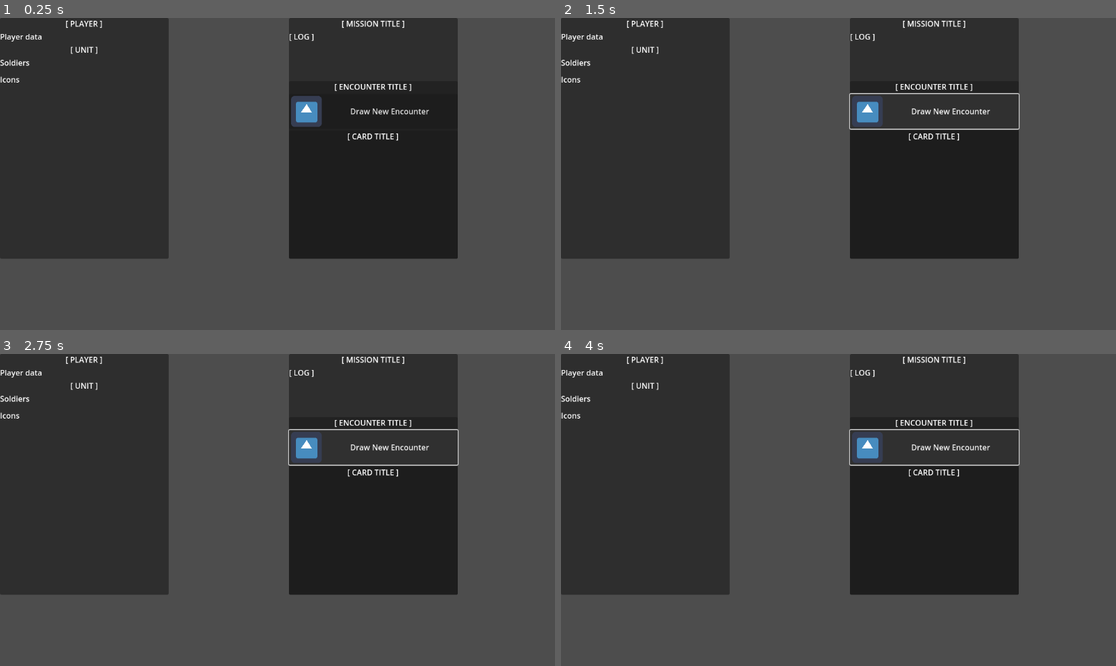
Above: before the commit, frames 1-4 (two rows, left to right).
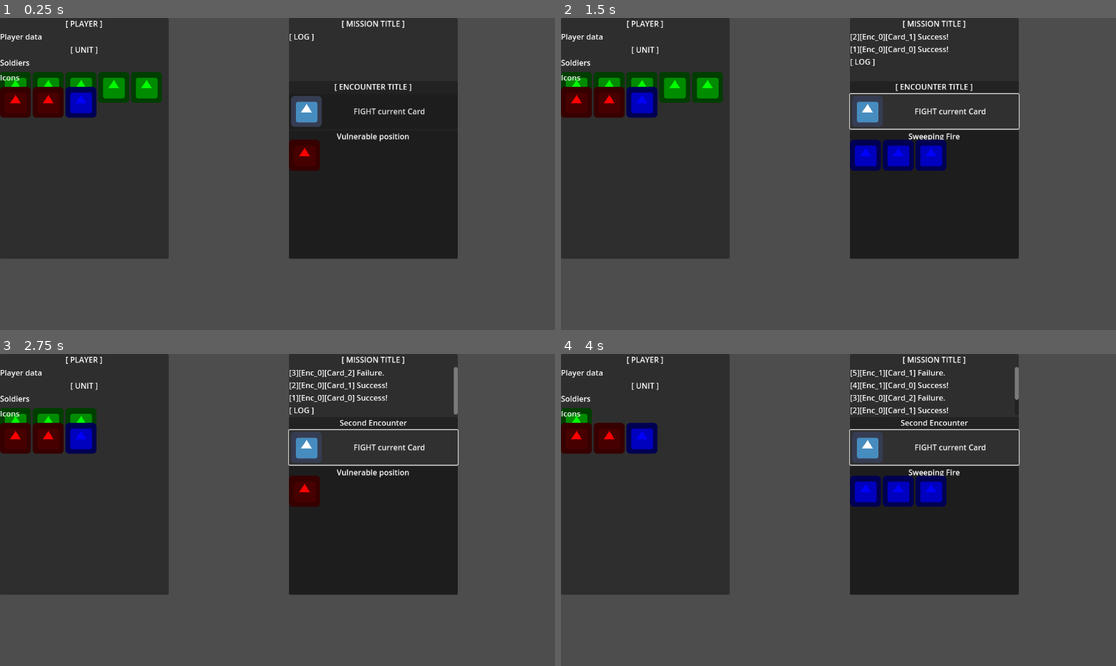
Above: after the commit, the same moments.

Repository: Shoes01/crying-suns-like
Game: Godot game, scene res://Main.tscn
The game is run twice, just before and just after one commit, with the same random seed, the same clock (stepped at 60 frames per second) and the same inputs. The engine's default icon, where the game draws it, is replaced by a stand-in: a white triangle on a blue panel in a dark square.
Inputs:
- Up to frame 1 (0.25 s): no input
- Up to frame 2 (1.5 s): click "Draw New Encounter" (after the commit: "FIGHT current Card") at 0.5 s; click "Draw New Encounter" (after the commit: "FIGHT current Card") at 1.25 s
- Up to frame 3 (2.75 s): click "Draw New Encounter" (after the commit: "FIGHT current Card") at 2 s
- Up to frame 4 (4 s): tap Enter at 2.75 s; tap Space at 3.5 s

The runs differ from the first frame. In frame 1, 4.4% of the frame differs, in the area x 0-78%, y 17-49%; in frame 2, 5.8%, in the area x 0-78%, y 5-49%; in frame 3, 4.1%; in frame 4, 4.8%.

Commit message:
Fixed bugs introduced by refactor

Diff:
--- a/CombatEngine.gd
+++ b/CombatEngine.gd
@@ -1,5 +1,9 @@
 class_name CombatEngine
 extends Node
+
+
+func _ready() -> void:
+	print(name, " is ready.")
 
 
 func card_vs_unit(card, unit) -> bool:
--- a/Icons.gd
+++ b/Icons.gd
@@ -6,5 +6,5 @@
 
 
 func _init() -> void:
-	open_fire = preload("res://icons/OpenFireIcon.gd").new()
-	take_cover = preload("res://icons/TakeCoverIcon.gd").new()
+	open_fire = load("res://icons/OpenFireIcon.gd").new()
+	take_cover = load("res://icons/TakeCoverIcon.gd").new()
--- a/Main.gd
+++ b/Main.gd
@@ -9,21 +9,14 @@
 var local_state := "NO_STATE" # Gonna try this without the singleton.
 
 
-func _init(new_mission : Mission, new_player : Player) -> void:
-	# Initiate node with new mission data.
-	mission = new_mission
-	player = new_player
-
-	# QUESTION : Do I need the mission and player vars? Can I init() mission_logic with this information?
-
-
 func _ready() -> void:
 	# Connect signals.
 	mission_UI.encounter.draw_button_pressed.connect(Callable(mission_logic, "_on_draw_button_pressed"))
-	mission_logic.UI_upated.connect(Callable(mission_UI, "_on_UI_updated"))
-	mission_logic.UI_upated.connect(Callable(player_UI, "_on_UI_updated"))
+	mission_logic.UI_updated.connect(Callable(mission_UI, "_on_UI_updated"))
+	mission_logic.UI_updated.connect(Callable(player_UI, "_on_UI_updated"))
 	# Prepare new mission with required data.
-	player = preload("res://Player.gd").new() 				# PLACEHOLDER
-	mission = preload("res://missions/NewMission.gd").new() # PLACEHOLDER
+	player = load("res://Player.gd").new() 				# PLACEHOLDER
+	mission = load("res://missions/NewMission.gd").new() # PLACEHOLDER
+	player_UI.unit.update_unit({"player_hack": player})
 	mission_logic.prepare_mission(mission)
 	mission_logic.prepare_player(player)
--- a/MissionLogic.gd
+++ b/MissionLogic.gd
@@ -15,13 +15,16 @@
 var encounter_counter := 0
 var mission_counter := 1
 
-var combat_engine = preload("res://CombatEngine.gd").new()
+var combat_engine = load("res://CombatEngine.gd").new()
 var player : Player
 var mission : Mission
 
 
 func prepare_mission(new_mission : Mission) -> void:
 	mission = new_mission
+	# PLACEHOLDER: Draw the first card.
+	card_counter -= 1
+	_draw_new_card()
 
 
 func prepare_player(new_player : Player) -> void:
@@ -29,26 +32,33 @@
 
 
 func _on_draw_button_pressed() -> void:
-	_draw_new_card()
+	# Draw subsequent cards.
+
 	_fight_the_new_card()
 	_check_player() # Check to see if the player is dead.
 	_check_encounter_progress() # Also check for win condition.
-
+	_draw_new_card()
 	# Update the unit UI.
 	## Until units are properly added, I will do this.
 	var event := {}
 	event["player_hack"] = player
-	emit_signal("UI_update", event)
+	emit_signal("UI_updated", event)
 
 
 func _draw_new_card() -> void:
+	if Global.game_state == "DEFEAT" or Global.game_state == "VICTORY":
+		return
 	var event := {}
-	# Mew card is being drawn.
+	# Increment counter.
 	card_counter += 1
+	# CHECK IF THERE IS A NEW CARD.
+	## Otherwise, new encounter.
+	if card_counter == mission.encounters[encounter_counter].cards.size():
+		_prepare_next_encounter()
 	# Emit a signal to update the UI with this card.
 	var new_card : Card = mission.encounters[encounter_counter].cards[card_counter]
 	event["new_card"] = new_card
-	emit_signal("UI_update", event)
+	emit_signal("UI_updated", event)
 
 
 func _fight_the_new_card() -> void:
@@ -65,7 +75,7 @@
 	log_entry["fight_won"] = success
 	event["log_entry"] = log_entry
 	# Emit the signal.
-	emit_signal("UI_update", event)
+	emit_signal("UI_updated", event)
 
 
 func _check_player() -> void:
@@ -76,16 +86,18 @@
 		Global.game_state = "DEFEAT"
 
 
+func _prepare_next_encounter() -> void:
+	card_counter = 0
+	encounter_counter += 1
+	# Update the UI.
+	var event := {}
+	var new_encounter : Encounter = mission.encounters[encounter_counter]
+	event["new_encounter"] = new_encounter
+	emit_signal("UI_updated", event)
+
+
 func _check_encounter_progress() -> void:
-	# Check if the encounter is out of cards.
-	if card_counter >= mission.encounters[encounter_counter].cards.size():
-		card_counter = 0
-		encounter_counter += 1
-		# Update the UI.
-		var event := {}
-		var new_encounter : Encounter = mission.encounters[encounter_counter]
-		event["new_encounter"] = new_encounter
-		emit_signal("UI_update", event)
+	print("DEBUG: Card count: ", str(card_counter), ". Number of cards: ", str(mission.encounters[encounter_counter].cards.size()), ".")
 	# Check if the mission is out of encounters.
 	if encounter_counter >= mission.encounters.size():
 		get_tree().change_scene("res://GameOver.tscn")
--- a/Player.gd
+++ b/Player.gd
@@ -6,8 +6,8 @@
 
 # Icons.
 # I am putting this here until I create actual Units.
-var open_fire_icon = preload("res://icons/OpenFireIcon.gd")
-var take_cover_icon = preload("res://icons/TakeCoverIcon.gd")
+var open_fire_icon = load("res://icons/OpenFireIcon.gd")
+var take_cover_icon = load("res://icons/TakeCoverIcon.gd")
 
 var icons = {Icons.open_fire: 2, Icons.take_cover: 1}
 
@@ -15,6 +15,10 @@
 	print("Player ready.")
 
 
+func _test() -> void:
+	print("TESTESTSET")
+
+
 func is_dead() -> bool:
 	if soldier_count <= 0:
 		return true
--- a/UI/CardPanel.gd
+++ b/UI/CardPanel.gd
@@ -1,7 +1,17 @@
+class_name CardPanel
 extends Panel
 
-@onready var card_title = $MissionPanel/VBoxContainer/EncounterPanel/VBoxContainer/CardPanel/VBoxContainer/CardTitle
-@onready var card_icon_area = $MissionPanel/VBoxContainer/EncounterPanel/VBoxContainer/CardPanel/VBoxContainer
+@onready var card_title = $VBoxContainer/CardTitle
+@onready var card_icon_area = $VBoxContainer/Control
+
+
+func _ready() -> void:
+	print("CARD PANEL ready.")
+
+
+func TEST():
+	print("CARD PANEL TEST FUNCTION")
+
 
 func update_card(event: Dictionary) -> void:
 	if event.has("new_card"):
--- a/UI/CardPanel.tscn
+++ b/UI/CardPanel.tscn
@@ -18,12 +18,17 @@
 text = "[ CARD TITLE ]"
 horizontal_alignment = 1
 
-[node name="Row1" type="HBoxContainer" parent="VBoxContainer"]
+[node name="Control" type="Control" parent="VBoxContainer"]
 offset_top = 30.0
 offset_right = 350.0
 offset_bottom = 30.0
 
-[node name="Row2" type="HBoxContainer" parent="VBoxContainer"]
-offset_top = 34.0
+[node name="Row1" type="HBoxContainer" parent="VBoxContainer/Control"]
+offset_top = -8.0
 offset_right = 350.0
-offset_bottom = 34.0
+offset_bottom = -8.0
+
+[node name="Row2" type="HBoxContainer" parent="VBoxContainer/Control"]
+offset_top = -4.0
+offset_right = 350.0
+offset_bottom = -4.0
--- a/UI/EncounterPanel.gd
+++ b/UI/EncounterPanel.gd
@@ -5,14 +5,21 @@
 @onready var card = $VBoxContainer/CardPanel
 @onready var encounter_title = $VBoxContainer/EncounterTitle
 
+
+func _ready() -> void:
+	print("ENCOUNTER PANEL ready.")
+	card.TEST()
+
+
 func update_encounter(event : Dictionary) -> void:
-	card.update_card(event)
-
 	if event.has("new_encounter"):
 		_update_encounter_panel(event["new_encounter"])
 
+	card.update_card(event)
+
 
 func _on_draw_button_pressed() -> void:
+	print("BUTTON PRESSED")
 	emit_signal("draw_button_pressed")
 
 
--- a/UI/EncounterPanel.tscn
+++ b/UI/EncounterPanel.tscn
@@ -24,12 +24,11 @@
 offset_top = 30.0
 offset_right = 350.0
 offset_bottom = 102.0
-text = "Draw New Encounter"
+text = "FIGHT current Card"
 icon = ExtResource("1_6kd76")
 
 [node name="CardPanel" parent="VBoxContainer" instance=ExtResource("2_t5am3")]
 offset_top = 106.0
 offset_bottom = 366.0
-script = null
 
 [connection signal="pressed" from="VBoxContainer/DrawButton" to="." method="_on_draw_button_pressed"]
--- a/UI/MissionPanel.gd
+++ b/UI/MissionPanel.gd
@@ -2,6 +2,10 @@
 
 @onready var encounter = $VBoxContainer/EncounterPanel
 @onready var log_node = $VBoxContainer/LogScroll/LogText
+
+
+func _ready() -> void:
+	print("MISSION PANEL ready.")
 
 
 func _on_UI_updated(event : Dictionary) -> void:
--- a/UI/UnitPanel.gd
+++ b/UI/UnitPanel.gd
@@ -2,11 +2,20 @@
 
 
 func update_unit(event: Dictionary) -> void:
-	var player = event["player_hack"]
+	var player
+	if event.has("player_hack"):
+		player = event["player_hack"]
+	else:
+		return
 	# Populate the unit panel with the soldiers and icons.
-	## Clear the list.
-	var unit_area = $PlayerPanel/VBoxContainer/UnitPanel/VBoxContainer/VBoxContainer
-	for parent in unit_area.get_children():
+	## Clear the lists.
+	var soldier_area = $VBoxContainer/VBoxContainer/SoldierArea
+	for parent in soldier_area.get_children():
+		for child in parent.get_children():
+			child.queue_free()
+
+	var icon_area = $VBoxContainer/VBoxContainer/IconArea
+	for parent in icon_area.get_children():
 		for child in parent.get_children():
 			child.queue_free()
 
@@ -20,14 +29,14 @@
 			texture_rect.set_texture(load(icon.sprite_path))
 			texture_rect.set_modulate(icon.color)
 			if col <= 5:
-				var row = unit_area.get_node("IconRow1")
+				var row = icon_area.get_node("IconRow1")
 				row.add_child(texture_rect)
 			elif col <=10:
-				var row = unit_area.get_node("IconRow2")
+				var row = icon_area.get_node("IconRow2")
 				row.add_child(texture_rect)
 			else:
 				print("TOO MANY ICONS!!!")
-				var row = unit_area.get_node("IconRow2")
+				var row = icon_area.get_node("IconRow2")
 				row.add_child(texture_rect)
 	# Populate soldiers.
 	col = 1
@@ -36,12 +45,12 @@
 		texture_rect.set_texture(load("res://icon.png"))
 		texture_rect.set_modulate(Color("green"))
 		if col <= 5:
-			var row = unit_area.get_node("SoldierRow1")
+			var row = soldier_area.get_node("SoldierRow1")
 			row.add_child(texture_rect)
 		elif col <=10:
-			var row = unit_area.get_node("SoldierRow2")
+			var row = soldier_area.get_node("SoldierRow2")
 			row.add_child(texture_rect)
 		else:
 			print("TOO MANY SOLDIERS!!!")
-			var row = unit_area.get_node("SoldierRow2")
+			var row = soldier_area.get_node("SoldierRow2")
 			row.add_child(texture_rect)
--- a/UI/UnitPanel.tscn
+++ b/UI/UnitPanel.tscn
@@ -28,28 +28,38 @@
 offset_bottom = 26.0
 text = "Soldiers"
 
-[node name="SoldierRow1" type="HBoxContainer" parent="VBoxContainer/VBoxContainer"]
+[node name="SoldierArea" type="Control" parent="VBoxContainer/VBoxContainer"]
 offset_top = 30.0
 offset_right = 350.0
 offset_bottom = 30.0
 
-[node name="SoldierRow2" type="HBoxContainer" parent="VBoxContainer/VBoxContainer"]
+[node name="SoldierRow1" type="HBoxContainer" parent="VBoxContainer/VBoxContainer/SoldierArea"]
+offset_top = 4.0
+offset_right = 350.0
+offset_bottom = 4.0
+
+[node name="SoldierRow2" type="HBoxContainer" parent="VBoxContainer/VBoxContainer/SoldierArea"]
+offset_top = 8.0
+offset_right = 350.0
+offset_bottom = 8.0
+
+[node name="IconTitle" type="Label" parent="VBoxContainer/VBoxContainer"]
 offset_top = 34.0
 offset_right = 350.0
-offset_bottom = 34.0
+offset_bottom = 60.0
+text = "Icons"
 
-[node name="IconTitle" type="Label" parent="VBoxContainer/VBoxContainer"]
-offset_top = 38.0
+[node name="IconArea" type="Control" parent="VBoxContainer/VBoxContainer"]
+offset_top = 64.0
 offset_right = 350.0
 offset_bottom = 64.0
-text = "Icons"
 
-[node name="IconRow1" type="HBoxContainer" parent="VBoxContainer/VBoxContainer"]
-offset_top = 68.0
+[node name="IconRow1" type="HBoxContainer" parent="VBoxContainer/VBoxContainer/IconArea"]
+offset_top = 4.0
 offset_right = 350.0
-offset_bottom = 68.0
+offset_bottom = 4.0
 
-[node name="IconRow2" type="HBoxContainer" parent="VBoxContainer/VBoxContainer"]
-offset_top = 72.0
+[node name="IconRow2" type="HBoxContainer" parent="VBoxContainer/VBoxContainer/IconArea"]
+offset_top = 8.0
 offset_right = 350.0
-offset_bottom = 72.0
+offset_bottom = 8.0
--- a/encounters/BaseEncounter.gd
+++ b/encounters/BaseEncounter.gd
@@ -7,8 +7,8 @@
 var was_attempted := false
 var was_succesful := false
 
-var attack_card = preload("res://cards/AttackCard.gd")
-var defense_card = preload("res://cards/DefenseCard.gd")
+var attack_card = load("res://cards/AttackCard.gd")
+var defense_card = load("res://cards/DefenseCard.gd")
 
 
 func set_success(value: bool) -> void:
--- a/missions/BaseMission.gd
+++ b/missions/BaseMission.gd
@@ -7,8 +7,8 @@
 var was_attempted := false
 var was_succesful := false
 
-var first_encounter = preload("res://encounters/FirstEncounter.gd")
-var second_encounter = preload("res://encounters/SecondEncounter.gd")
+var first_encounter = load("res://encounters/FirstEncounter.gd")
+var second_encounter = load("res://encounters/SecondEncounter.gd")
 
 
 func set_success(value: bool) -> void:
--- a/project.godot
+++ b/project.godot
@@ -18,6 +18,11 @@
 "class": &"Card",
 "language": &"GDScript",
 "path": "res://cards/BaseCard.gd"
+}, {
+"base": "Panel",
+"class": &"CardPanel",
+"language": &"GDScript",
+"path": "res://UI/CardPanel.gd"
 }, {
 "base": "Node",
 "class": &"CombatEngine",
@@ -77,6 +82,7 @@
 _global_script_class_icons={
 "AttackCard": "",
 "Card": "",
+"CardPanel": "",
 "CombatEngine": "",
 "DefenseCard": "",
 "Encounter": "",
Not shown, changed: NOTES.md
